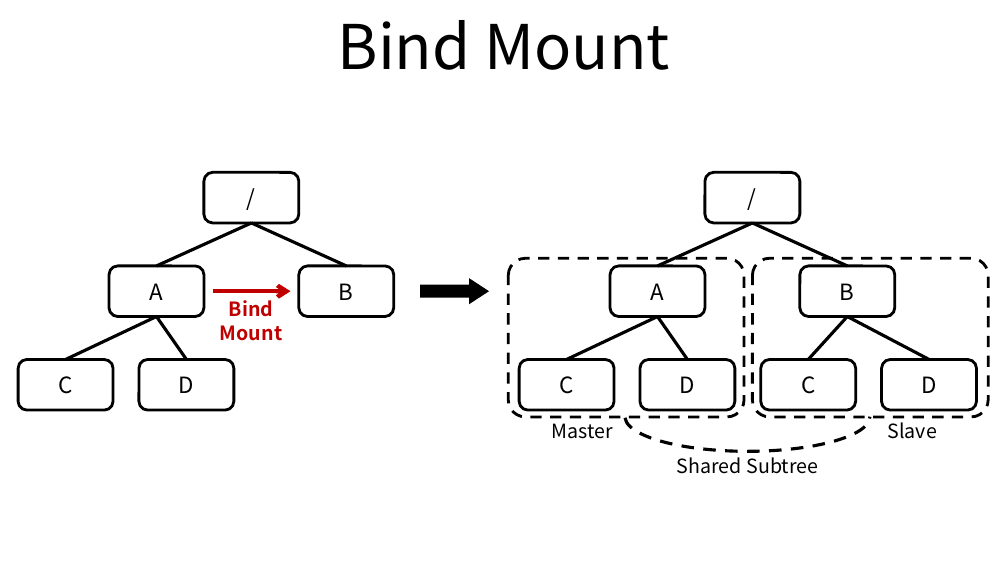
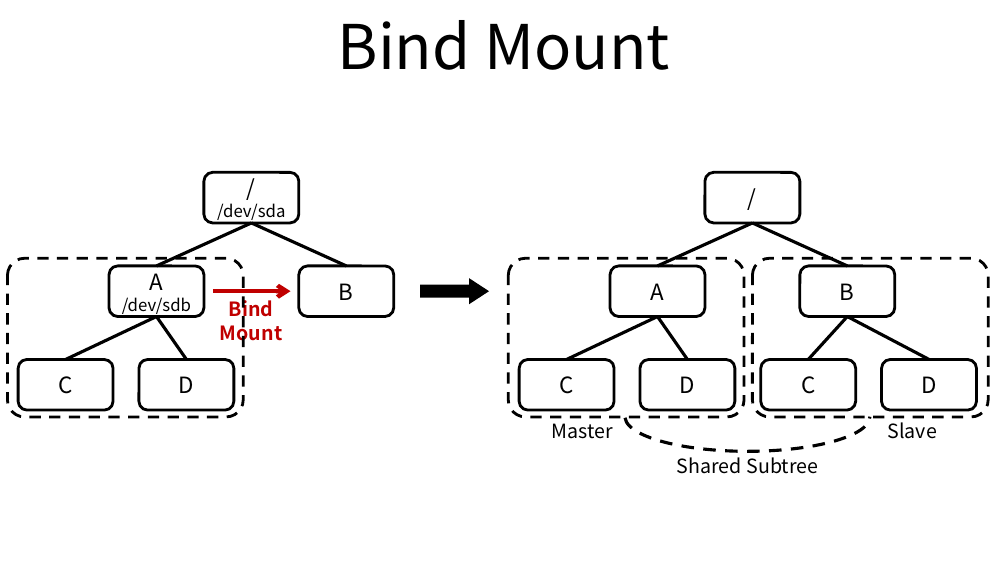
Before and after one commit to ssup2/blog-old, a slide deck: slide 2 of images/theory_analysis/Linux_Mount_Propagation/Linux_Mount_Propagation.pptx. Drawn at 1008x567 pixels with LibreOffice and Linux fonts; fonts in the diff are those of the drawing. Boxes give left, top, right and bottom in pixels: in the first picture for what was removed or moved away, otherwise in the second. Text is boxed around its words. In the diff, an @@ line names an element or a change of style, - is before the commit and + after.

```diff
--- a/images/theory_analysis/Linux_Mount_Propagation/Linux_Mount_Propagation.pptx
+++ b/images/theory_analysis/Linux_Mount_Propagation/Linux_Mount_Propagation.pptx
@@ text in rounded rectangle at (217,203,285,222): paragraph added @@
+/dev/sda
@@ rounded rectangle added at (7,258,243,416), outline #000000 2 pt dashed @@
@@ text in rounded rectangle at (122,297,191,316): paragraph added @@
+/dev/sdb
```
Also in this commit, not shown: 2 other files.
